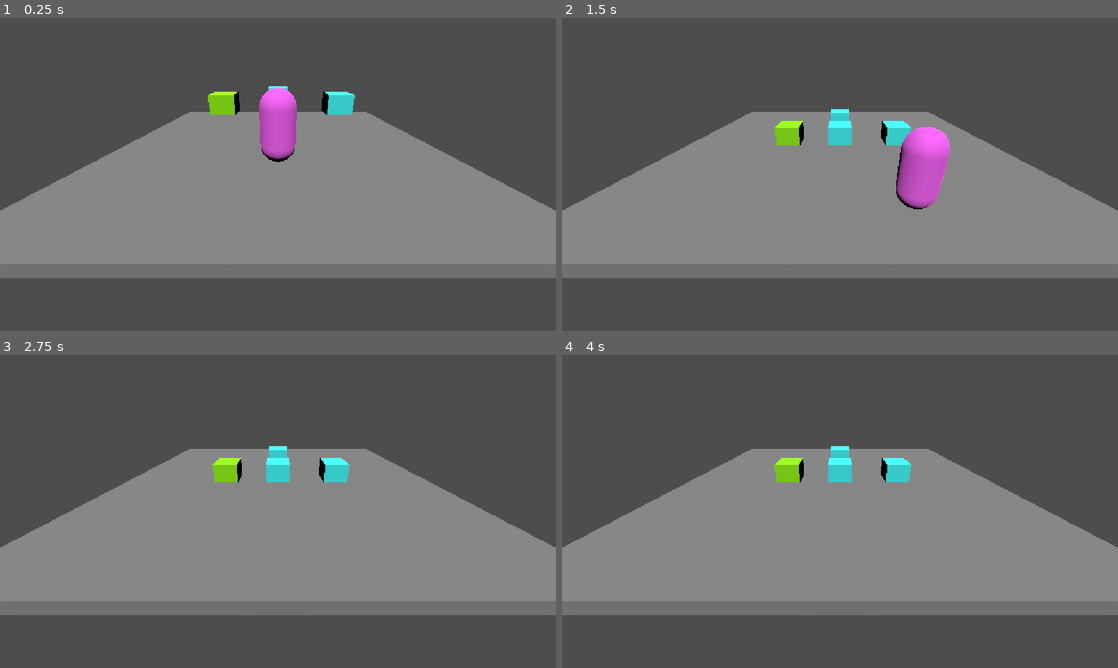
Above: before the commit, frames 1-4 (two rows, left to right).
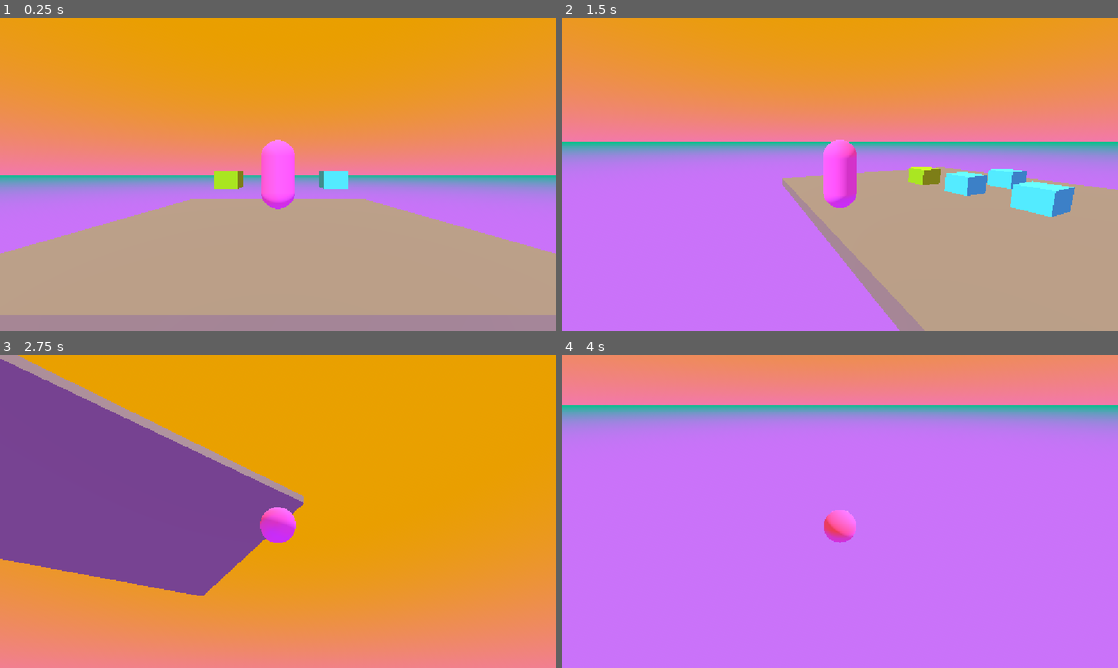
Above: after the commit, the same moments.

Repository: 17Dodecahedrons/Spieleentwicklungskurs
Game: Godot game, scene res://szenen/level_1.tscn
The game is run twice, just before and just after one commit, with the same random seed, the same clock (stepped at 60 frames per second) and the same inputs.
Inputs (mouse positions are in pixels of both pictures, inside the frame that each line leads up to):
- Up to frame 1 (0.25 s): no input
- Up to frame 2 (1.5 s): move the mouse to (962, 158) at 0.52 s; hold D (right) 0.53-1.28 s; hold Ctrl (crouch) 0.53-1.28 s; click (962, 158) at 0.67 s; tap Space (jump) at 0.77 s; move the mouse to (728, 190) at 1.27 s; hold S (backward) from 1.28 s (still down); tap Shift (sprint) at 1.35 s; click (728, 190) at 1.42 s
- Up to frame 3 (2.75 s): tap Space (jump) at 1.52 s; move the mouse to (333, 442) at 2.02 s; release S (backward) at 2.03 s; hold D (right) from 2.03 s (still down); hold Ctrl (crouch) from 2.03 s (still down); click (333, 442) at 2.17 s
- Up to frame 4 (4 s): move the mouse to (812, 574) at 2.77 s; release D (right) at 2.78 s; release Ctrl (crouch) at 2.78 s; hold W (forward) 2.78-3.53 s; tap Shift (sprint) at 2.85 s; click (812, 574) at 2.92 s; tap Space (jump) at 3.02, 3.77 s; tap Enter at 3.5 s; move the mouse to (1006, 558) at 3.52 s; hold A (left) from 3.53 s (still down); hold Ctrl (crouch) from 3.53 s (still down); click (1006, 558) at 3.67 s

The runs differ from the first frame. In frame 1, 100% of the frame differs, in the area x 0-100%, y 0-100%; in frame 2, 100%; in frame 3, 100%; in frame 4, 100%.

Commit message:
Camera and World environment

Diff:
--- /dev/null
+++ b/skripte/spring_arm_3d.gd
@@ -0,0 +1,26 @@
+extends SpringArm3D
+
+const MAUS_EMPFINDLICHKEIT = 0.005
+
+func _ready() -> void:
+	# Maus einfangen
+	Input.set_mouse_mode(Input.MOUSE_MODE_CAPTURED)
+
+func _unhandled_input(event: InputEvent) -> void:
+	# Maus freilassen
+	if Input.is_action_just_pressed("pause"):
+		Input.set_mouse_mode(Input.MOUSE_MODE_VISIBLE)
+		return
+	# Maus einfangen
+	if event is InputEventMouseButton:
+		Input.set_mouse_mode(Input.MOUSE_MODE_CAPTURED)
+	# Falls Maus frei, tu nichts
+	if Input.mouse_mode == Input.MOUSE_MODE_VISIBLE:
+		return
+
+	# Kamerabewegung
+	if event is InputEventMouseMotion:
+		rotation.y -= event.relative.x * MAUS_EMPFINDLICHKEIT # Mausbewegung links/rechts. Drehe um y-Achse
+		rotation.y = wrapf(rotation.y, 0.0, TAU) # Wenn wir Tau = 2 * Pi überschreiten, fang wieder bei 0.0 an und vice versa
+		rotation.x -= event.relative.y * MAUS_EMPFINDLICHKEIT # Mausbewegung hoch/runter. Drehe um x-Achse
+		rotation.x = clamp(rotation.x, -PI/2, PI/2) # Unterschreite nicht -PI/2, Überschreite nicht PI/2
--- a/skripte/steve.gd
+++ b/skripte/steve.gd
@@ -4,6 +4,7 @@
 const SPRUNGKRAFT = 4.5
 @onready var steve_mesh = $MeshInstance3D
 @onready var steve_col = $CollisionShape3D
+@onready var camera = $SpringArm3D/Camera3D
 
 func _physics_process(delta: float) -> void: # delta: Sekunden seitdem letztem Frame
 	# Springen
@@ -40,6 +41,7 @@
 	# Steuerung
 	var input_dir = Input.get_vector("left", "right", "forward", "backward") # Vektor (-X, +X, -Y, +Y)
 	var direction = (transform.basis * Vector3(input_dir.x, 0, input_dir.y)).normalized() # Einbettung
+	direction = direction.rotated(Vector3.UP, camera.global_rotation.y) # Basiswechsel
 	if direction: # Tastendruck erkannt
 		velocity.x = direction.x * neue_geschwindigkeit
 		velocity.z = direction.z * neue_geschwindigkeit
--- a/szenen/level_1.tscn
+++ b/szenen/level_1.tscn
@@ -16,6 +16,19 @@
 material = SubResource("StandardMaterial3D_o815p")
 size = Vector3(1.3, 1, 1.5)
 
+[sub_resource type="ProceduralSkyMaterial" id="ProceduralSkyMaterial_57qmd"]
+sky_top_color = Color(0.9137255, 0.627451, 0, 1)
+sky_horizon_color = Color(0.9529412, 0.47058824, 0.6666667, 1)
+ground_bottom_color = Color(0.7921569, 0.44705883, 0.9764706, 1)
+ground_horizon_color = Color(0, 0.77254903, 0.5254902, 1)
+
+[sub_resource type="Sky" id="Sky_yf5fn"]
+sky_material = SubResource("ProceduralSkyMaterial_57qmd")
+
+[sub_resource type="Environment" id="Environment_g4v7s"]
+background_mode = 2
+sky = SubResource("Sky_yf5fn")
+
 [node name="Level1" type="Node3D" unique_id=965764355]
 
 [node name="StaticBody3D" type="StaticBody3D" parent="." unique_id=766895778]
@@ -25,9 +38,6 @@
 
 [node name="CollisionShape3D" type="CollisionShape3D" parent="StaticBody3D" unique_id=181142735]
 shape = SubResource("BoxShape3D_m8f83")
-
-[node name="Camera3D" type="Camera3D" parent="." unique_id=1551960000]
-transform = Transform3D(1, 0, 0, 0, 0.88296723, 0.46943468, 0, -0.46943468, 0.88296723, 0, 4.1575933, 11.594579)
 
 [node name="DirectionalLight3D" type="DirectionalLight3D" parent="." unique_id=326194472]
 transform = Transform3D(1, 0, 0, 0, 0.5607901, 0.827958, 0, -0.827958, 0.5607901, 0, 10.747864, 13.759775)
@@ -52,4 +62,7 @@
 [node name="Steve" parent="." unique_id=1378513726 instance=ExtResource("2_liswp")]
 transform = Transform3D(1, 0, 0, 0, 1, 0, 0, 0, 1, 0, 3, 6.017473)
 
+[node name="WorldEnvironment" type="WorldEnvironment" parent="." unique_id=446665900]
+environment = SubResource("Environment_g4v7s")
+
 [editable path="Boxen/Box2"]
--- a/szenen/steve.tscn
+++ b/szenen/steve.tscn
@@ -1,6 +1,7 @@
 [gd_scene format=3 uid="uid://d4bvn6cx8y2ce"]
 
 [ext_resource type="Script" uid="uid://ttxm74rw48nf" path="res://skripte/steve.gd" id="1_t8r63"]
+[ext_resource type="Script" uid="uid://memmr4jseqax" path="res://skripte/spring_arm_3d.gd" id="2_g4sdr"]
 
 [sub_resource type="StandardMaterial3D" id="StandardMaterial3D_yf5fn"]
 albedo_color = Color(1, 0.4, 1, 1)
@@ -20,3 +21,9 @@
 
 [node name="CollisionShape3D" type="CollisionShape3D" parent="CharacterBody3D" unique_id=1400904207]
 shape = SubResource("CapsuleShape3D_rp2lg")
+
+[node name="SpringArm3D" type="SpringArm3D" parent="CharacterBody3D" unique_id=1486344463]
+spring_length = 6.0
+script = ExtResource("2_g4sdr")
+
+[node name="Camera3D" type="Camera3D" parent="CharacterBody3D/SpringArm3D" unique_id=100182690]
Not shown, changed: branch_description.txt
Not shown, added: skripte/spring_arm_3d.gd.uid
